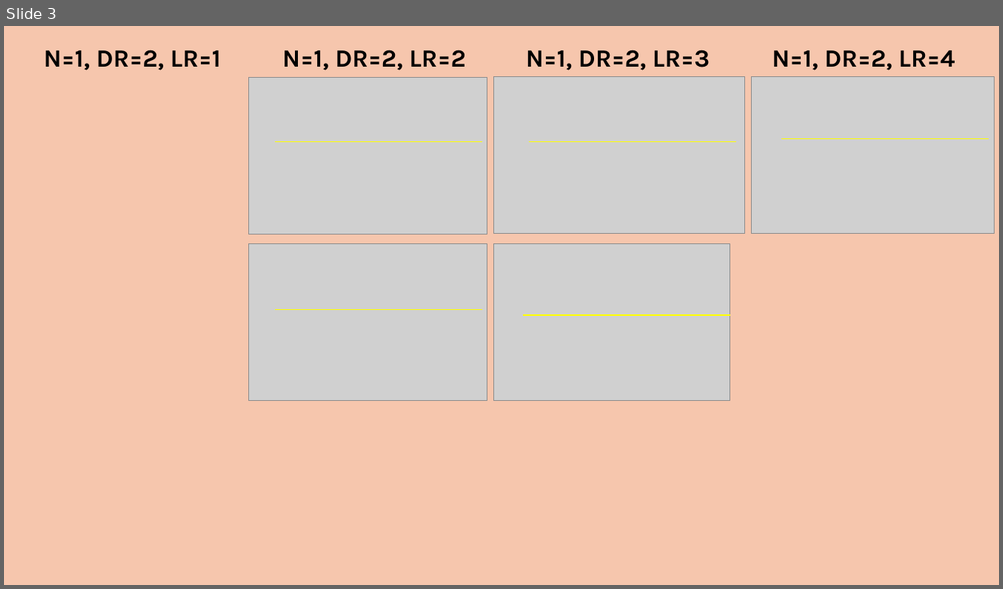
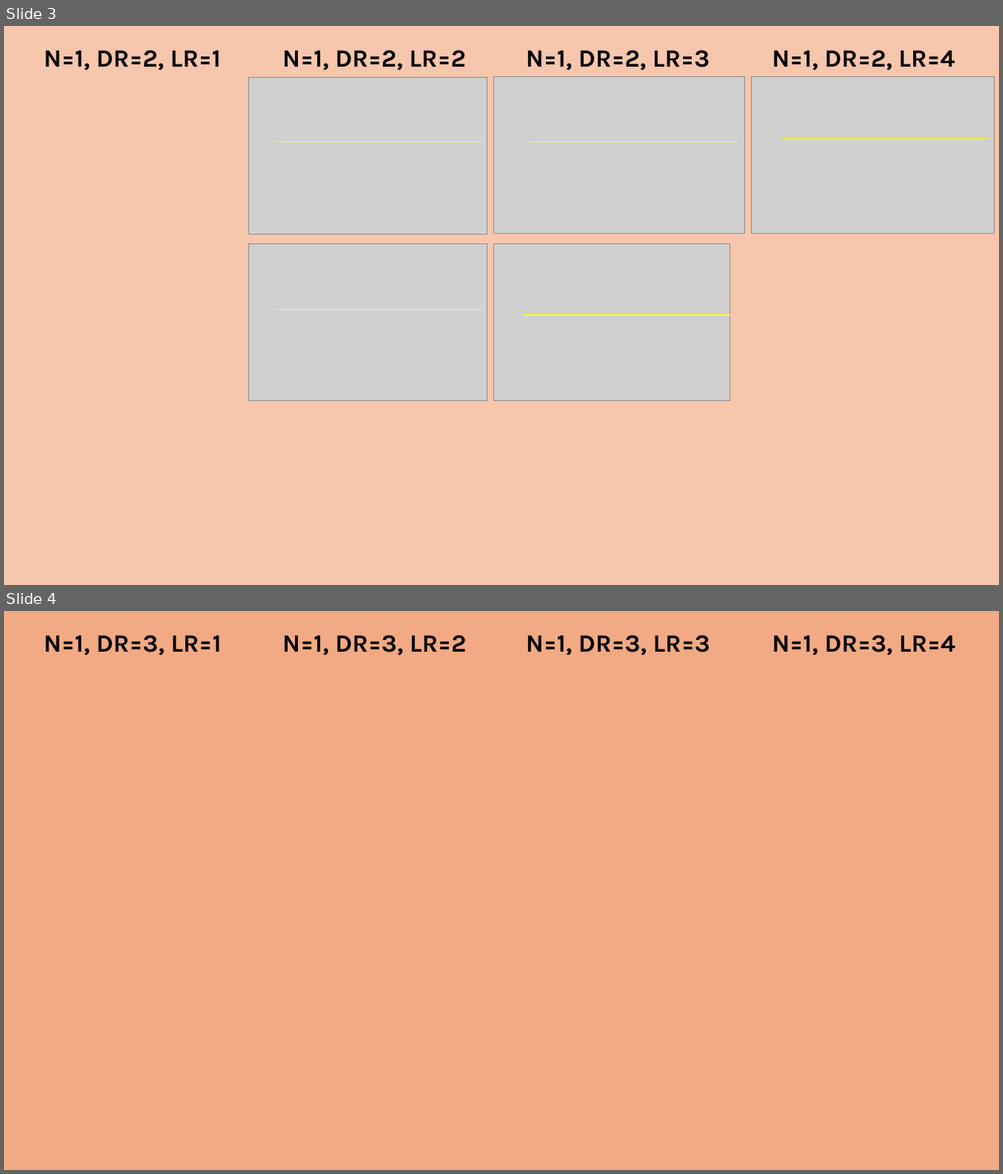
Before and after one commit to kutalekj/football-outcomes-predictor, a slide deck: src/apifootball_model/main_model_training_experiments/25-03-18/TensorBoard_logs.pptx. Shown one above the other, each under a label of ours: slide 3 before the commit, slides 3 and 4 after it. The pictures are 1003x589 and 1003x1174 pixels, drawn with LibreOffice and Linux fonts; fonts in the diff are those of the drawing; grey boxes stand for pictures. Boxes give left, top, right and bottom in pixels: in the first picture for what was removed or moved away, otherwise in the second. Text is boxed around its words. In the diff, an @@ line names an element or a change of style, - is before the commit and + after.

```diff
--- a/src/apifootball_model/main_model_training_experiments/25-03-18/TensorBoard_logs.pptx
+++ b/src/apifootball_model/main_model_training_experiments/25-03-18/TensorBoard_logs.pptx
@@ slide 4 added at [4,611,999,1170], background #F2AA84 @@
@@ text added at [44,635,221,655], 24 pt, text #000000, bold @@
+N=1, DR=3, LR=1
@@ text added at [282,635,466,655], 24 pt, text #000000, bold @@
+N=1, DR=3, LR=2
@@ text added at [526,635,710,655], 24 pt, text #000000, bold @@
+N=1, DR=3, LR=3
@@ text added at [771,635,955,655], 24 pt, text #000000, bold @@
+N=1, DR=3, LR=4
```
Also in this commit, not shown: 20 other slides added, 6 other files.
